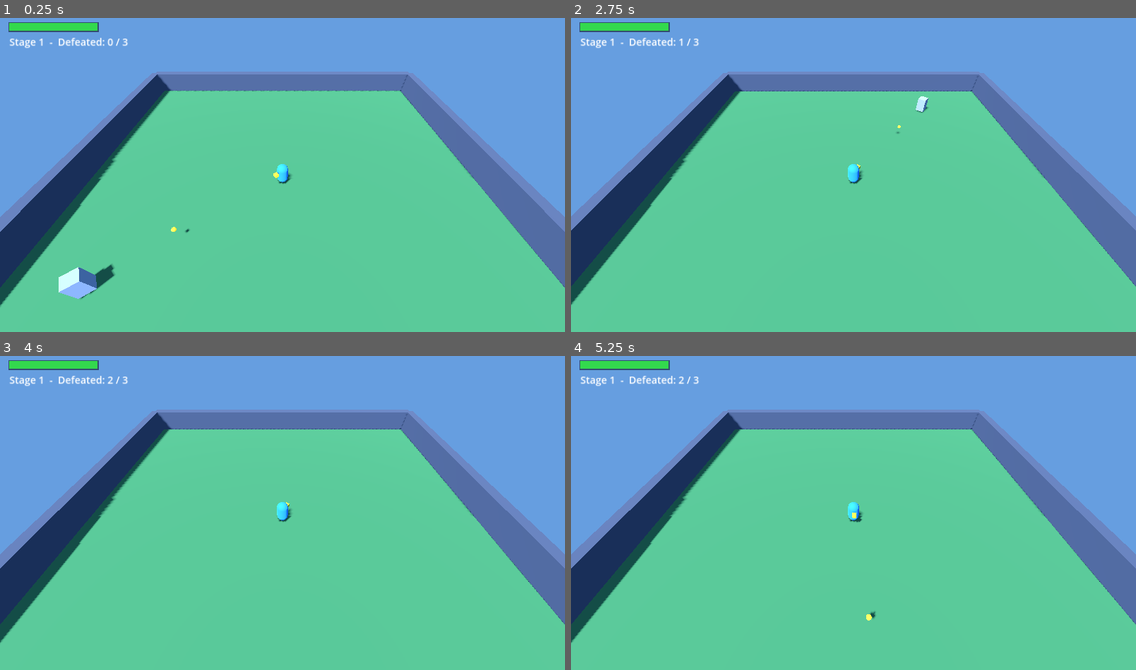
Above: before the commit, frames 1-4 (two rows, left to right).
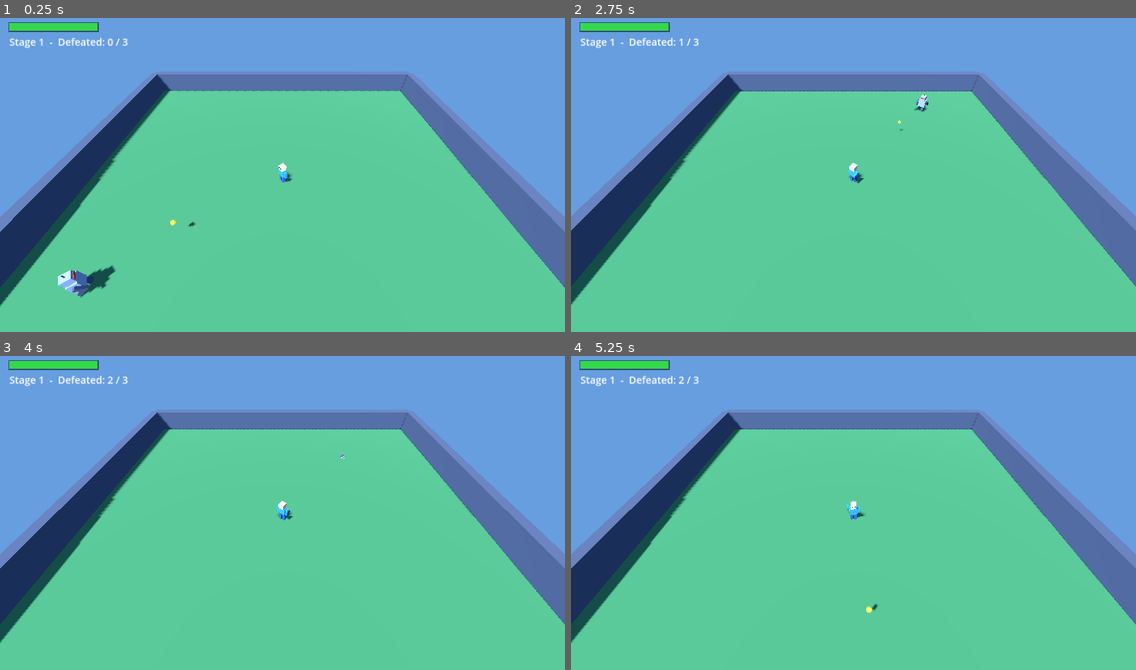
Above: after the commit, the same moments.

Repository: vanlaarhovenguitars/crashandsmash
Game: Godot game, scene res://scenes3d/Arena.tscn
The game is run twice, just before and just after one commit, with the same random seed, the same clock (stepped at 60 frames per second) and the same inputs.
Inputs (mouse positions are in pixels of both pictures, inside the frame that each line leads up to):
- Up to frame 1 (0.25 s): no input
- Up to frame 2 (2.75 s): tap Enter (ui_accept) at 0.5, 0.77, 2 s; move the mouse to (977, 156) at 0.52 s; hold Right (ui_right) 0.53-1.25 s; tap 1 at 0.6, 2.1 s; click (977, 156) at 0.67 s; drag from (740, 187) to (825, 237) at 1.27 s; move the mouse to (910, 102) at 2.02 s; hold Right (ui_right) from 2.03 s (still down)
- Up to frame 3 (4 s): release Right (ui_right) at 2.75 s; drag from (254, 575) to (113, 462) at 2.77 s; move the mouse to (452, 560) at 3.52 s; hold Left (ui_left) from 3.53 s (still down); tap 1 at 3.6 s; tap Enter (ui_accept) at 3.77 s
- Up to frame 4 (5.25 s): release Left (ui_left) at 4.25 s; tap Enter (ui_accept) at 4.25, 5 s; drag from (684, 462) to (768, 431) at 4.27 s; move the mouse to (881, 509) at 5.02 s; hold Down (ui_down) from 5.03 s (still down); tap 1 at 5.1 s; click (881, 509) at 5.17 s

The runs differ from the first frame. In frame 1, 0.6% of the frame differs, in the area x 2-98%, y 29-90%; in frame 2, 0.2%; in frame 3, 0.1%; in frame 4, 0.2%.

Commit message:
Give 3D hero and robots articulated, animated bodies
Replace the capsule/box stand-ins with jointed characters (torso, head, arms,
legs) built from shapes, animated in code:
- Hero: walk cycle, idle bob, and a gun-arm aim pose when targeting.
- Robot: walk cycle, attack lunge (leans in to bite), and a death topple.
Killed robots now play a short death animation before removing themselves.

Verified: imports, runs error-free, and renders the new characters.

Diff:
--- a/entities3d/Player.gd
+++ b/entities3d/Player.gd
@@ -1,8 +1,7 @@
 extends CharacterBody3D
-## The hero you walk around as. Moves on the ground from keyboard / gamepad stick / touch
-## joystick, and AUTO-AIMS + auto-fires at the nearest robot in range (kid-friendly: just
-## steer, the shooting is automatic). Placeholder capsule body with a "nose" so you can see
-## which way it faces.
+## The hero. Walks on the ground from keyboard / gamepad / touch joystick and AUTO-AIMS +
+## auto-fires at the nearest robot. Body is an articulated set of shapes (torso, head, arms,
+## legs) animated in code: walk cycle, idle bob, and an aim pose for the gun arm.
 
 const MOVE_SPEED := 7.0
 const GRAVITY := 24.0
@@ -14,40 +13,74 @@
 var hp: int
 var arena
 var hud
+
 var _fire_cd := 0.0
+var _walk_phase := 0.0
+var _idle_t := 0.0
+
+var _torso: MeshInstance3D
+var _l_leg: Node3D
+var _r_leg: Node3D
+var _l_arm: Node3D
+var _r_arm: Node3D
+const TORSO_Y := 1.15
 
 func _ready() -> void:
 	hp = MAX_HP
-
 	var col := CollisionShape3D.new()
 	var caps := CapsuleShape3D.new()
-	caps.radius = 0.5
-	caps.height = 2.0
+	caps.radius = 0.45
+	caps.height = 1.8
 	col.shape = caps
-	col.position = Vector3(0, 1.0, 0)
+	col.position = Vector3(0, 0.9, 0)
 	add_child(col)
+	_build_rig()
 
-	var body := MeshInstance3D.new()
-	var cm := CapsuleMesh.new()
-	cm.radius = 0.5
-	cm.height = 2.0
-	body.mesh = cm
-	body.position = Vector3(0, 1.0, 0)
-	var mat := StandardMaterial3D.new()
-	mat.albedo_color = Color(0.2, 0.6, 1.0)
-	body.material_override = mat
-	add_child(body)
+# --- Rig construction -------------------------------------------------------
 
-	# A small marker on the -Z side so the facing direction is visible.
-	var nose := MeshInstance3D.new()
+func _mat(c: Color) -> StandardMaterial3D:
+	var m := StandardMaterial3D.new()
+	m.albedo_color = c
+	return m
+
+func _box(parent: Node3D, size: Vector3, pos: Vector3, c: Color) -> MeshInstance3D:
+	var mi := MeshInstance3D.new()
 	var bm := BoxMesh.new()
-	bm.size = Vector3(0.35, 0.35, 0.35)
-	nose.mesh = bm
-	nose.position = Vector3(0, 1.2, -0.7)
-	var nmat := StandardMaterial3D.new()
-	nmat.albedo_color = Color(1.0, 0.9, 0.2)
-	nose.material_override = nmat
-	add_child(nose)
+	bm.size = size
+	mi.mesh = bm
+	mi.position = pos
+	mi.material_override = _mat(c)
+	parent.add_child(mi)
+	return mi
+
+func _pivot(parent: Node3D, pos: Vector3) -> Node3D:
+	var n := Node3D.new()
+	n.position = pos
+	parent.add_child(n)
+	return n
+
+func _build_rig() -> void:
+	var blue := Color(0.2, 0.55, 1.0)
+	var dblue := Color(0.15, 0.35, 0.7)
+	var skin := Color(1.0, 0.85, 0.6)
+
+	_torso = _box(self, Vector3(0.7, 0.72, 0.42), Vector3(0, TORSO_Y, 0), blue)
+	_box(self, Vector3(0.5, 0.5, 0.5), Vector3(0, 1.75, 0), skin)            # head
+	_box(self, Vector3(0.1, 0.1, 0.06), Vector3(-0.12, 1.8, -0.26), Color(0.1, 0.1, 0.1))  # eyes
+	_box(self, Vector3(0.1, 0.1, 0.06), Vector3(0.12, 1.8, -0.26), Color(0.1, 0.1, 0.1))
+
+	_l_leg = _pivot(self, Vector3(-0.18, 0.85, 0))
+	_box(_l_leg, Vector3(0.24, 0.8, 0.24), Vector3(0, -0.4, 0), dblue)
+	_r_leg = _pivot(self, Vector3(0.18, 0.85, 0))
+	_box(_r_leg, Vector3(0.24, 0.8, 0.24), Vector3(0, -0.4, 0), dblue)
+
+	_l_arm = _pivot(self, Vector3(-0.48, 1.45, 0))
+	_box(_l_arm, Vector3(0.2, 0.62, 0.2), Vector3(0, -0.32, 0), blue)
+	_r_arm = _pivot(self, Vector3(0.48, 1.45, 0))
+	_box(_r_arm, Vector3(0.2, 0.62, 0.2), Vector3(0, -0.32, 0), blue)
+	_box(_r_arm, Vector3(0.16, 0.16, 0.5), Vector3(0, -0.5, -0.22), Color(0.2, 0.2, 0.28))  # gun
+
+# --- Update -----------------------------------------------------------------
 
 func _physics_process(delta: float) -> void:
 	if arena == null or arena.game_over:
@@ -65,7 +98,6 @@
 		velocity.y -= GRAVITY * delta
 	move_and_slide()
 
-	# Auto-aim & auto-fire at the nearest robot.
 	_fire_cd -= delta
 	var target = arena.nearest_enemy(global_position, FIRE_RANGE)
 	if target != null:
@@ -74,9 +106,33 @@
 			_fire_cd = FIRE_INTERVAL
 			var dir: Vector3 = target.global_position - global_position
 			dir.y = 0.0
-			arena.spawn_bullet(global_position + Vector3(0, 1.0, 0), dir, BULLET_DAMAGE)
+			arena.spawn_bullet(global_position + Vector3(0, 1.45, -0.3), dir, BULLET_DAMAGE)
 	elif world_dir.length() > 0.1:
 		_face_toward(global_position + world_dir)
+
+	_animate(delta, world_dir.length() > 0.1, clampf(world_dir.length(), 0.0, 1.0), target != null)
+
+func _animate(delta: float, moving: bool, speed_frac: float, aiming: bool) -> void:
+	if moving:
+		_walk_phase += delta * 10.0 * maxf(speed_frac, 0.3)
+		var sw := sin(_walk_phase) * 0.6 * speed_frac
+		_l_leg.rotation.x = sw
+		_r_leg.rotation.x = -sw
+		_l_arm.rotation.x = lerp_angle(_l_arm.rotation.x, -sw * 0.7, 0.4)
+		_torso.position.y = TORSO_Y + absf(sin(_walk_phase)) * 0.05
+	else:
+		_idle_t += delta
+		_l_leg.rotation.x = lerpf(_l_leg.rotation.x, 0.0, 0.2)
+		_r_leg.rotation.x = lerpf(_r_leg.rotation.x, 0.0, 0.2)
+		_l_arm.rotation.x = lerpf(_l_arm.rotation.x, 0.0, 0.2)
+		_torso.position.y = TORSO_Y + sin(_idle_t * 2.0) * 0.03
+	# Gun arm: point forward when aiming, otherwise swing/rest.
+	var r_target := 0.0
+	if aiming:
+		r_target = -1.4
+	elif moving:
+		r_target = -sin(_walk_phase) * 0.7
+	_r_arm.rotation.x = lerp_angle(_r_arm.rotation.x, r_target, 0.4)
 
 func _face_toward(point: Vector3) -> void:
 	var p := Vector3(point.x, global_position.y, point.z)
--- a/entities3d/RobotEnemy.gd
+++ b/entities3d/RobotEnemy.gd
@@ -1,6 +1,7 @@
 extends Node3D
-## A robot that walks straight toward the player and bites when it's close. Moved
-## kinematically on the ground (no physics jitter); bullets and contact use distance checks.
+## A robot enemy: walks toward the player and bites when close. Articulated body (torso,
+## head with red visor, antenna, arms, legs) animated in code: walk cycle, attack lunge,
+## and a death topple when defeated.
 
 const CombatMath := preload("res://core/CombatMath.gd")
 
@@ -13,7 +14,17 @@
 var damage: int
 var arena
 var player
+
 var _atk_cd := 0.0
+var _walk_phase := 0.0
+var _attack_anim := 0.0
+var _dying := false
+
+var _body: Node3D  # holds the rig so we can lean it forward when attacking
+var _l_leg: Node3D
+var _r_leg: Node3D
+var _l_arm: Node3D
+var _r_arm: Node3D
 
 func setup(_hp: int, _damage: int, _arena, _player) -> void:
 	hp = _hp
@@ -21,19 +32,57 @@
 	damage = _damage
 	arena = _arena
 	player = _player
+	_build_rig()
 
-	var mesh := MeshInstance3D.new()
+# --- Rig --------------------------------------------------------------------
+
+func _mat(c: Color) -> StandardMaterial3D:
+	var m := StandardMaterial3D.new()
+	m.albedo_color = c
+	return m
+
+func _box(parent: Node3D, size: Vector3, pos: Vector3, c: Color) -> MeshInstance3D:
+	var mi := MeshInstance3D.new()
 	var bm := BoxMesh.new()
-	bm.size = Vector3(1.0, 1.6, 1.0)
-	mesh.mesh = bm
-	mesh.position = Vector3(0, 0.8, 0)
-	var mat := StandardMaterial3D.new()
-	mat.albedo_color = Color(0.62, 0.64, 0.72)
-	mesh.material_override = mat
-	add_child(mesh)
+	bm.size = size
+	mi.mesh = bm
+	mi.position = pos
+	mi.material_override = _mat(c)
+	parent.add_child(mi)
+	return mi
+
+func _pivot(parent: Node3D, pos: Vector3) -> Node3D:
+	var n := Node3D.new()
+	n.position = pos
+	parent.add_child(n)
+	return n
+
+func _build_rig() -> void:
+	var gray := Color(0.6, 0.62, 0.72)
+	var dark := Color(0.3, 0.32, 0.4)
+
+	_body = Node3D.new()
+	add_child(_body)
+
+	_box(_body, Vector3(0.9, 0.9, 0.6), Vector3(0, 1.0, 0), gray)              # torso
+	_box(_body, Vector3(0.6, 0.5, 0.6), Vector3(0, 1.7, 0), gray)             # head
+	_box(_body, Vector3(0.5, 0.12, 0.06), Vector3(0, 1.72, -0.32), Color(1.0, 0.2, 0.2))  # visor
+	_box(_body, Vector3(0.05, 0.3, 0.05), Vector3(0, 2.05, 0), dark)          # antenna
+
+	_l_arm = _pivot(_body, Vector3(-0.6, 1.3, 0))
+	_box(_l_arm, Vector3(0.22, 0.7, 0.22), Vector3(0, -0.35, 0), dark)
+	_r_arm = _pivot(_body, Vector3(0.6, 1.3, 0))
+	_box(_r_arm, Vector3(0.22, 0.7, 0.22), Vector3(0, -0.35, 0), dark)
+
+	_l_leg = _pivot(_body, Vector3(-0.25, 0.55, 0))
+	_box(_l_leg, Vector3(0.28, 0.6, 0.28), Vector3(0, -0.3, 0), dark)
+	_r_leg = _pivot(_body, Vector3(0.25, 0.55, 0))
+	_box(_r_leg, Vector3(0.28, 0.6, 0.28), Vector3(0, -0.3, 0), dark)
+
+# --- Update -----------------------------------------------------------------
 
 func _physics_process(delta: float) -> void:
-	if arena == null or arena.game_over or player == null or not is_instance_valid(player):
+	if _dying or arena == null or arena.game_over or player == null or not is_instance_valid(player):
 		return
 	var to_p: Vector3 = player.global_position - global_position
 	to_p.y = 0.0
@@ -41,11 +90,25 @@
 	if dist > ATTACK_RANGE:
 		global_position += to_p.normalized() * SPEED * delta
 		_face(player.global_position)
+		_walk_phase += delta * 8.0
+		var sw := sin(_walk_phase) * 0.7
+		_l_leg.rotation.x = sw
+		_r_leg.rotation.x = -sw
+		_l_arm.rotation.x = -sw
+		_r_arm.rotation.x = sw
 	else:
 		_atk_cd -= delta
 		if _atk_cd <= 0.0:
 			_atk_cd = ATTACK_INTERVAL
+			_attack_anim = 0.35
 			player.take_damage(damage)
+
+	# Attack lunge: lean the body forward briefly, then ease back.
+	if _attack_anim > 0.0:
+		_attack_anim -= delta
+		_body.rotation.x = lerpf(_body.rotation.x, -0.5, 0.35)
+	else:
+		_body.rotation.x = lerpf(_body.rotation.x, 0.0, 0.2)
 
 func _face(point: Vector3) -> void:
 	var p := Vector3(point.x, global_position.y, point.z)
@@ -53,6 +116,19 @@
 		look_at(p, Vector3.UP)
 
 func take_damage(amount: int) -> void:
+	if _dying:
+		return
 	hp = CombatMath.apply_damage(hp, amount)
 	if CombatMath.is_dead(hp):
 		arena.on_enemy_killed(self)
+
+## Plays a short death topple, then frees itself. The kill is already counted by the arena.
+func play_death() -> void:
+	if _dying:
+		return
+	_dying = true
+	var tw := create_tween()
+	tw.tween_property(self, "rotation:z", deg_to_rad(85.0), 0.3)
+	tw.parallel().tween_property(self, "scale", Vector3(1.0, 0.25, 1.0), 0.35)
+	tw.parallel().tween_property(self, "position:y", -0.4, 0.4)
+	tw.tween_callback(queue_free)
--- a/scenes3d/Arena.gd
+++ b/scenes3d/Arena.gd
@@ -176,10 +176,12 @@
 	b.setup(dir, dmg, self)
 
 func on_enemy_killed(e) -> void:
+	if not enemies.has(e):
+		return
 	enemies.erase(e)
-	e.queue_free()
 	kills += 1
 	_refresh_hud()
+	e.play_death()  # robot removes itself after the death animation
 	if StageRules.is_stage_won(stage_number, kills):
 		_win()
 
